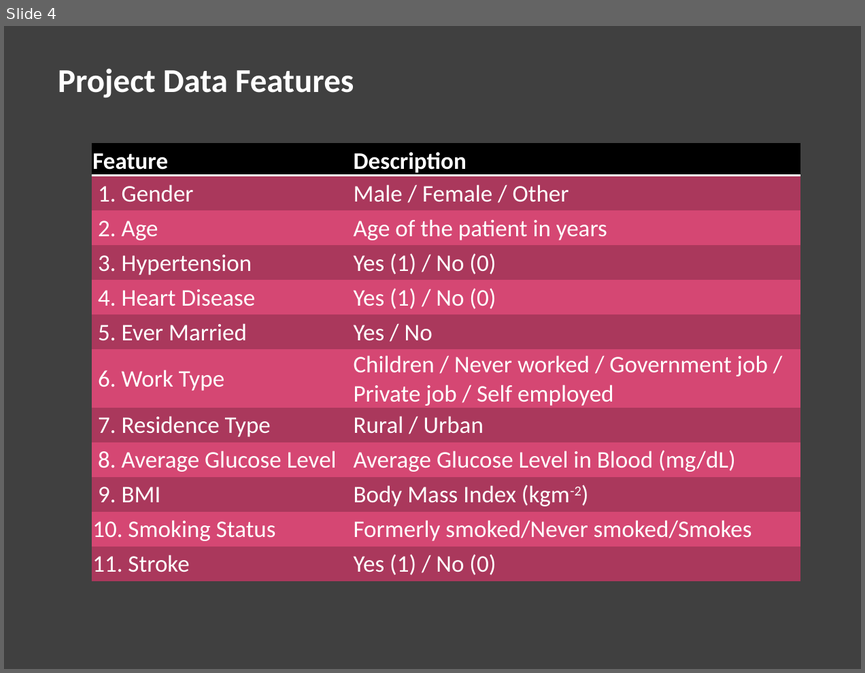
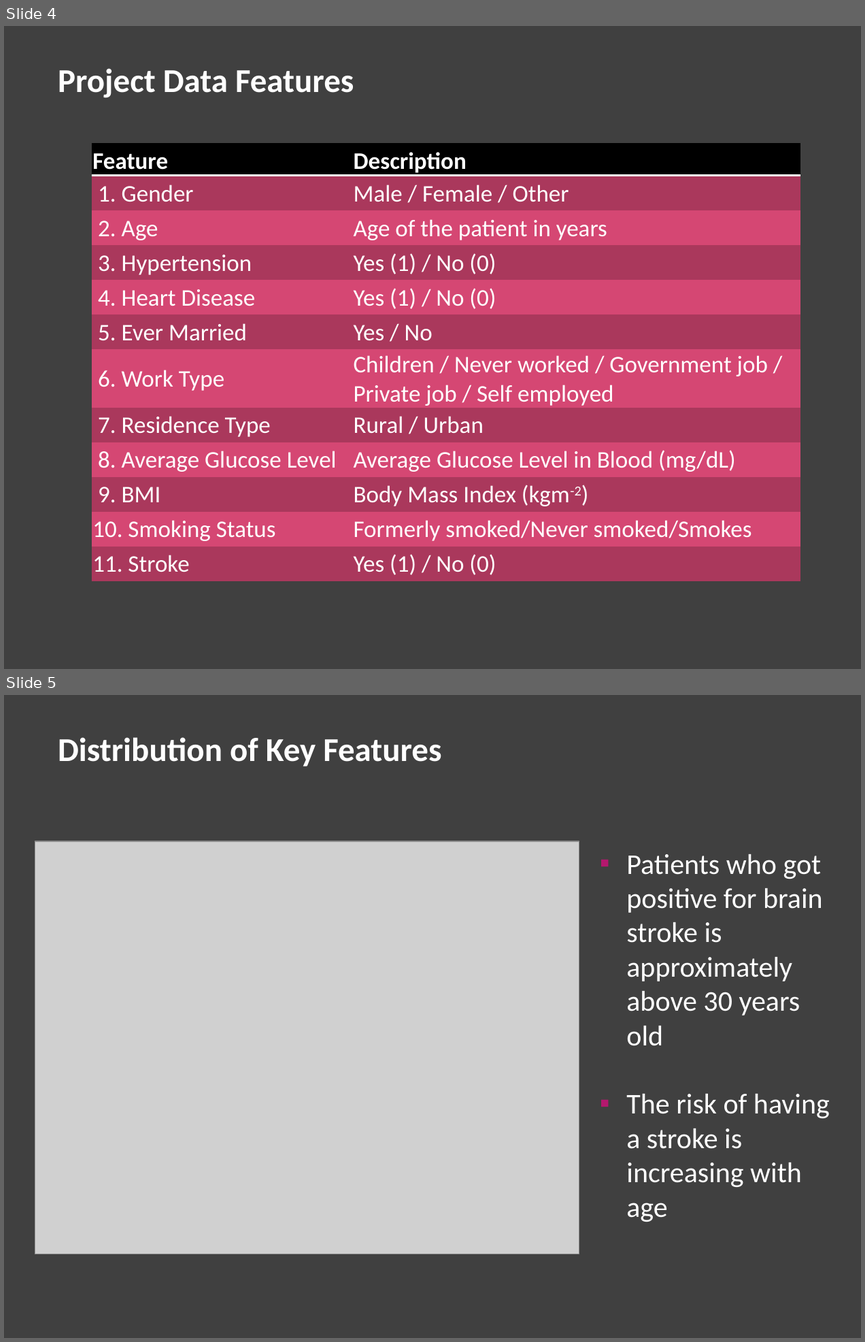
Before and after one commit to sheha919/Stroke_Prediction, a slide deck: stroke_pred_presentation.pptx. Shown one above the other, each under a label of ours: slide 4 before the commit, slides 4 and 5 after it. The pictures are 865x673 and 865x1342 pixels, drawn with LibreOffice and Linux fonts; fonts in the diff are those of the drawing; grey boxes stand for pictures. Boxes give left, top, right and bottom in pixels: in the first picture for what was removed or moved away, otherwise in the second. Text is boxed around its words. In the diff, an @@ line names an element or a change of style, - is before the commit and + after.

```diff
--- a/stroke_pred_presentation.pptx
+++ b/stroke_pred_presentation.pptx
@@ slide 5 added at [4, 695, 861, 1338], background #404040 @@
@@ text added at [58, 737, 441, 766], 28 pt, text #FFFFFF, bold @@
+Distribution of Key Features
@@ picture added at [35, 841, 579, 1254] @@
@@ text added at [626, 854, 830, 1221], 24 pt, text #FFFFFF @@
+▪ Patients who got positive for brain stroke is approximately above 30 years old
+▪ The risk of having a stroke is increasing with age
```
Also in this commit, not shown: 3 slides changed, 7 other slides added, 3 slides removed.
